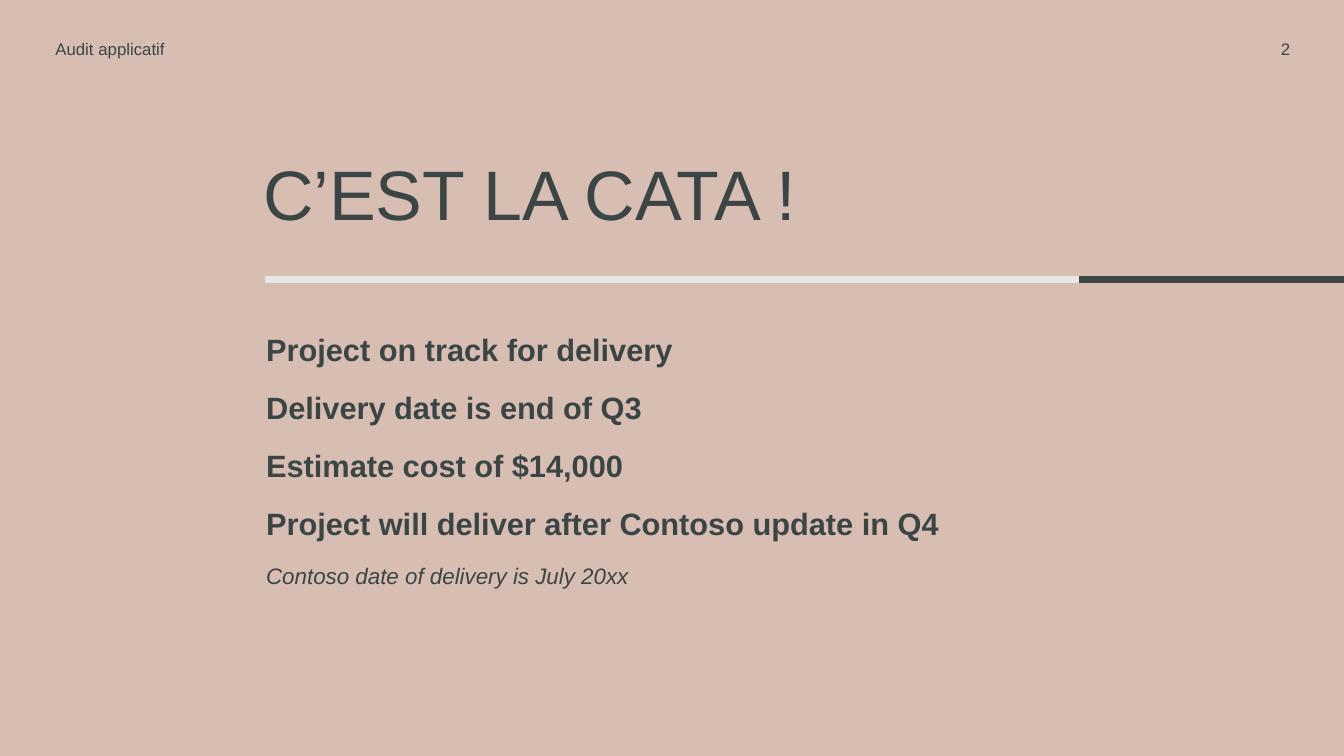
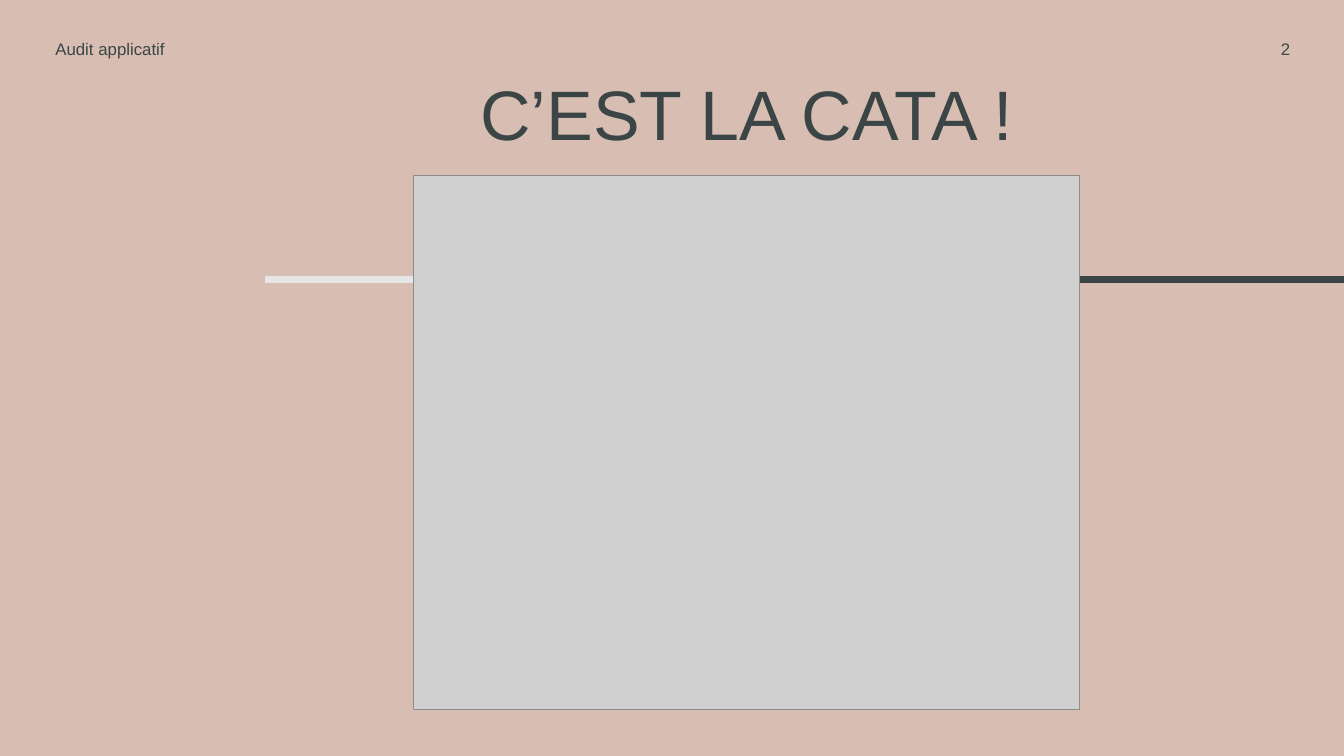
Before and after one commit to salimchami/articles, a slide deck: slide 2 of docs/application-audit/talk/application-audit.pptx. Drawn at 1344x756 pixels with LibreOffice and Linux fonts; fonts in the diff are those of the drawing; grey boxes stand for pictures. Boxes give left, top, right and bottom in pixels: in the first picture for what was removed or moved away, otherwise in the second. Text is boxed around its words. In the diff, an @@ line names an element or a change of style, - is before the commit and + after.

Commit message:
audit talk

```diff
--- a/docs/application-audit/talk/application-audit.pptx
+++ b/docs/application-audit/talk/application-audit.pptx
@@ title "C’EST LA CATA !": place and size @@
-title "C’EST LA CATA !" at <box>263,171,761,221</box>
+title "C’EST LA CATA !" at <box>480,91,978,141</box>
@@ title "C’EST LA CATA !" at <box>480,91,978,141</box>: alignment left to centre @@
@@ picture added at <box>413,175,1080,710</box> @@
@@ text removed at <box>266,338,939,589</box> @@
-Project on track for delivery
-Delivery date is end of Q3
-Estimate cost of $14,000
-Project will deliver after Contoso update in Q4
-  Contoso date of delivery is July 20xx
```
